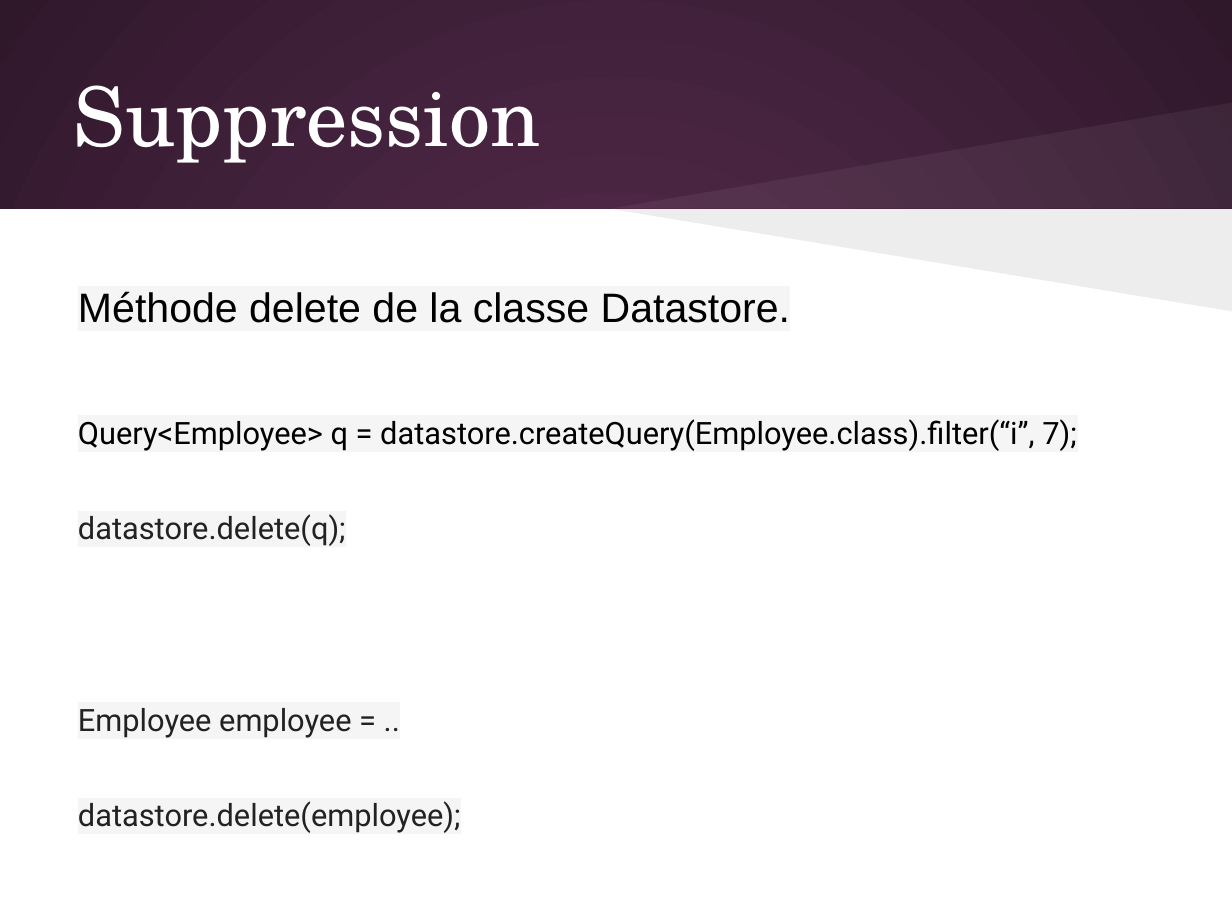
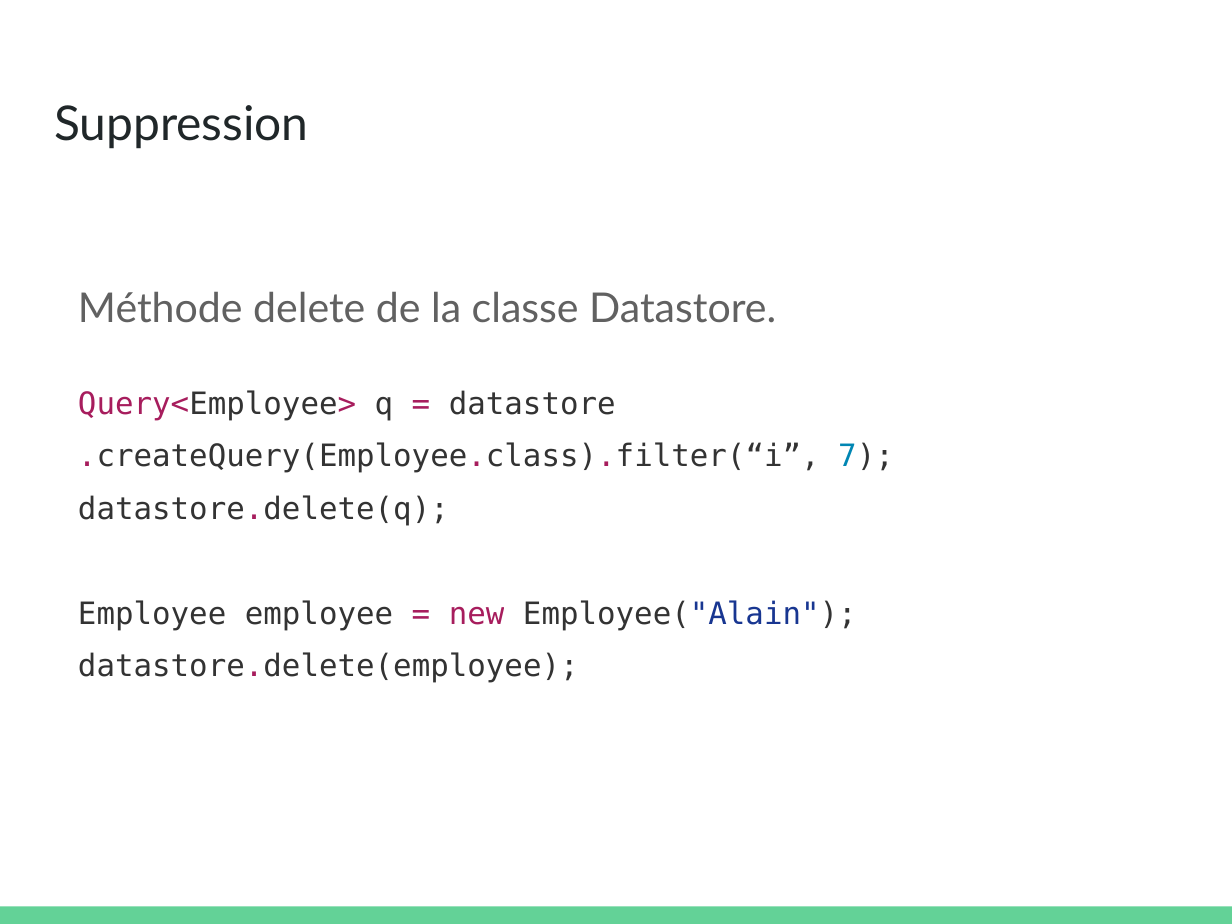
Before and after one commit to olivier-pitton/dant, a slide deck: slide 23 of mongodb/Cours_NoSQL.pptx. Drawn at 1232x924 pixels with LibreOffice and Linux fonts; fonts in the diff are those of the drawing. Boxes give left, top, right and bottom in pixels: in the first picture for what was removed or moved away, otherwise in the second. Text is boxed around its words. In the diff, an @@ line names an element or a change of style, - is before the commit and + after.

```diff
--- a/mongodb/Cours_NoSQL.pptx
+++ b/mongodb/Cours_NoSQL.pptx
@@ background gradient #592D50 to #30182B to #FFFFFF @@
@@ title "Suppression": place and size @@
-title "Suppression" at [74, 85, 541, 163]
+title "Suppression" at [54, 105, 308, 149]
@@ title "Suppression" at [54, 105, 308, 149]: size 48 to 28 pt, font TeX Gyre Schola to Lato, text colour #FFFFFF to #202729; vertical alignment middle to top @@
@@ freeform shape removed at [610, 102, 1232, 208] @@
@@ rectangle removed at [0, 209, 1232, 924] @@
@@ freeform shape removed at [610, 208, 1232, 310] @@
@@ text at [78, 291, 776, 683]: font Arial to Lato, text colour #000000 to #616161, highlight #F5F5F5 to none in "Méthode delete de la classe Datastore."; font Roboto to DejaVu Sans Mono, text colour #222222 to #333333, text colour #222222 to #A71D5D, highlight #F5F5F5 to #FFFFFF in "datastore.delete(q);", "datastore.delete(employee);"; line spacing 1.2 to 1.43; less space between paragraphs @@
@@ text at [78, 390, 894, 473]: text changed; font Roboto to DejaVu Sans Mono; text colour #000000 to #333333 @@
-Query<Employee> q = datastore.createQuery(Employee.class).filter(“i”, 7);
+Query<Employee> q = datastore
+.createQuery(Employee.class).filter(“i”, 7);
@@ text at [78, 600, 857, 631]: text changed; font Roboto to DejaVu Sans Mono; text colour #222222 to #333333 @@
-Employee employee = ..
+Employee employee = new Employee("Alain");
@@ rectangle added at [0, 907, 1232, 924], fill #63D297 @@
```
Also in this commit, not shown: 63 other slides changed, 1 slide added, 9 slides removed, 5 other files.
